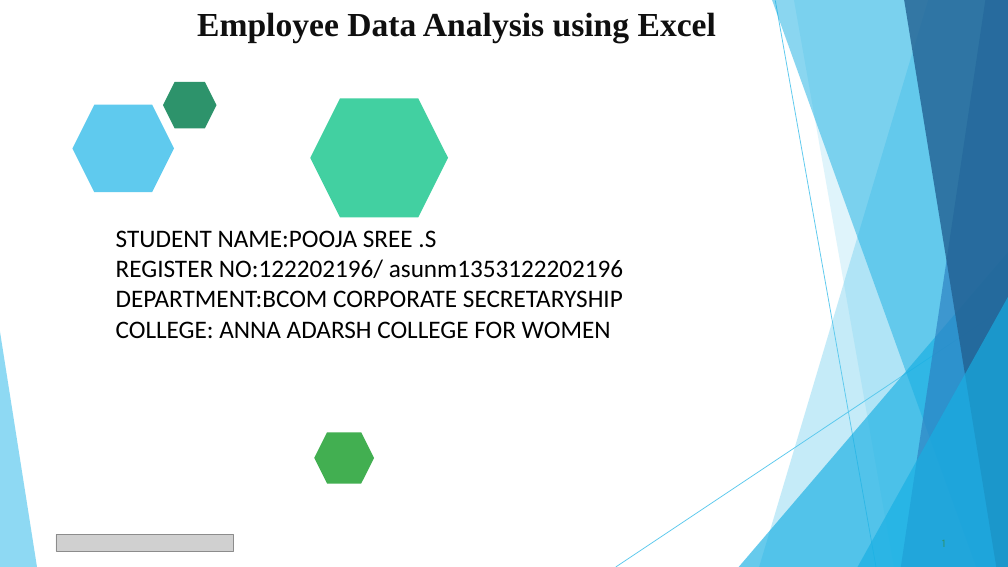
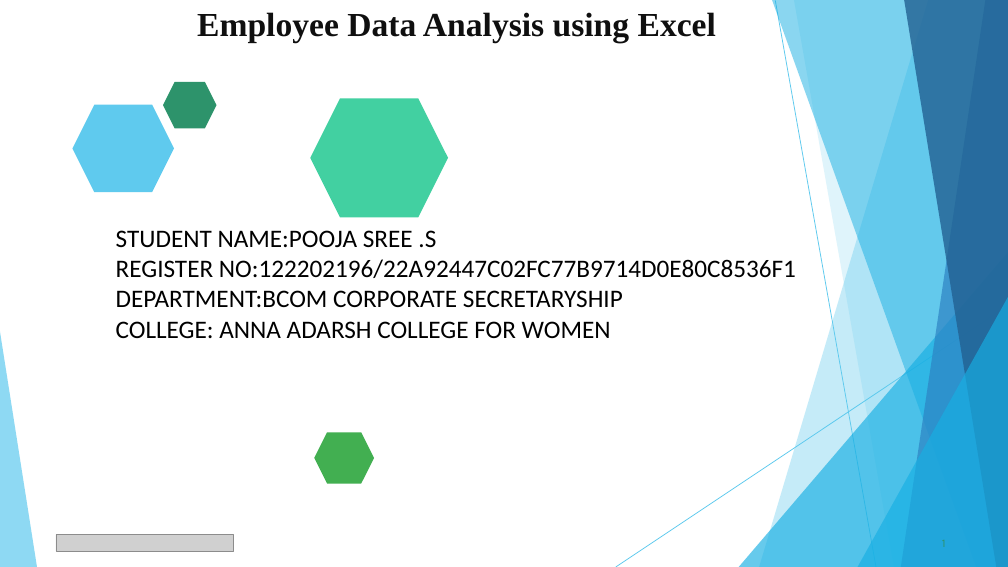
Before and after one commit to poojaselvarajjj/TNSDC-DATA-ANALYTICS-, a slide deck: slide 1 of Employee_Data_Analysis_ FINAL.pptx. Drawn at 1008x567 pixels with LibreOffice and Linux fonts; fonts in the diff are those of the drawing; grey boxes stand for pictures. Boxes give left, top, right and bottom in pixels: in the first picture for what was removed or moved away, otherwise in the second. Text is boxed around its words. In the diff, an @@ line names an element or a change of style, - is before the commit and + after.

```diff
--- a/Employee_Data_Analysis_ FINAL.pptx
+++ b/Employee_Data_Analysis_ FINAL.pptx
@@ text at [116, 259, 796, 278]: text changed @@
-REGISTER NO:122202196/ asunm1353122202196
+REGISTER NO:122202196/22A92447C02FC77B9714D0E80C8536F1
```
